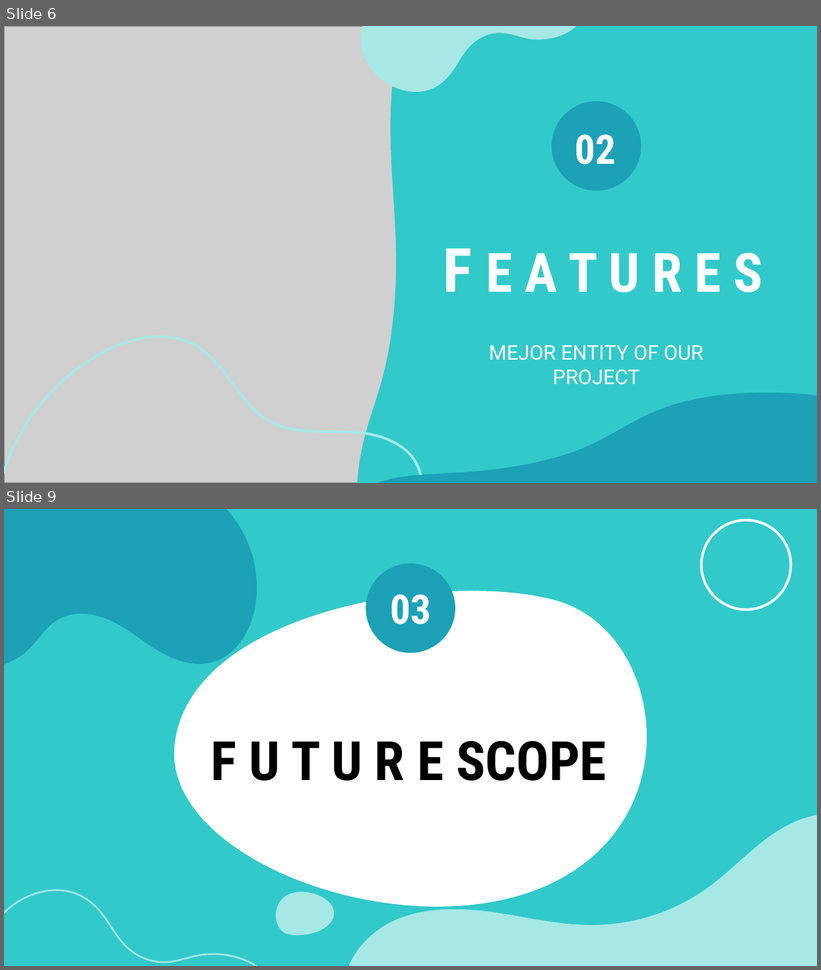
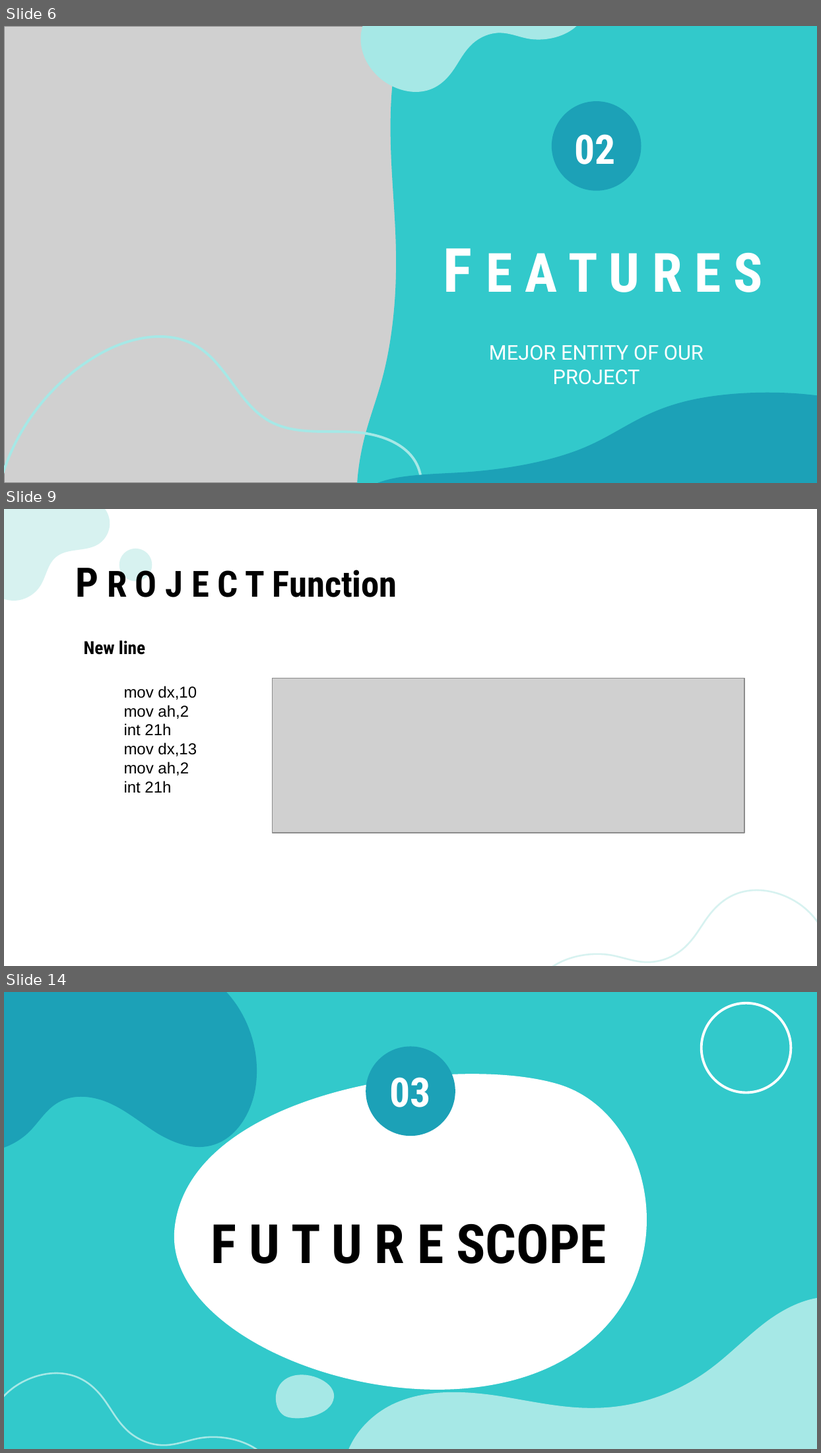
Before and after one commit to MRHJuwel/assembly-language-with-emu86, a slide deck: Project/Car PARKING SYSTEM.pptx. Shown one above the other, each under a label of ours: slides 6 and 9 before the commit, slides 6, 9 and 14 after it; the slides between them are not shown. The pictures are 821x970 and 821x1453 pixels, drawn with LibreOffice and Linux fonts; fonts in the diff are those of the drawing; grey boxes stand for pictures. Boxes give left, top, right and bottom in pixels: in the first picture for what was removed or moved away, otherwise in the second. Text is boxed around its words. In the diff, an @@ line names an element or a change of style, - is before the commit and + after.

```diff
--- a/Project/Car PARKING SYSTEM.pptx
+++ b/Project/Car PARKING SYSTEM.pptx
@@ slide 9 added at (4,509,817,966), background #FFFFFF @@
@@ freeform shape added at (4,509,110,601), fill #D7F2F0 @@
@@ title added at (75,568,397,597), 32 pt, text #000000, bold @@
+P R O J E C T Function
@@ ellipse added at (120,549,152,582), fill #D7F2F0 @@
@@ subtitle added at (84,640,145,655), 16 pt, text #000000, bold @@
+New line
@@ text added at (124,686,197,793), 14 pt, text #000000 @@
+mov dx,10
+mov ah,2
+int 21h
+mov dx,13
+mov ah,2
+int 21h
@@ picture added at (273,678,745,834) @@
@@ freeform shape added at (548,890,817,966), outline #D7F2F0 1.5 pt @@
@@ what was slide 9 is now slide 14 @@
```
Also in this commit, not shown: 2 slides changed, 5 other slides added, 1 other file.
